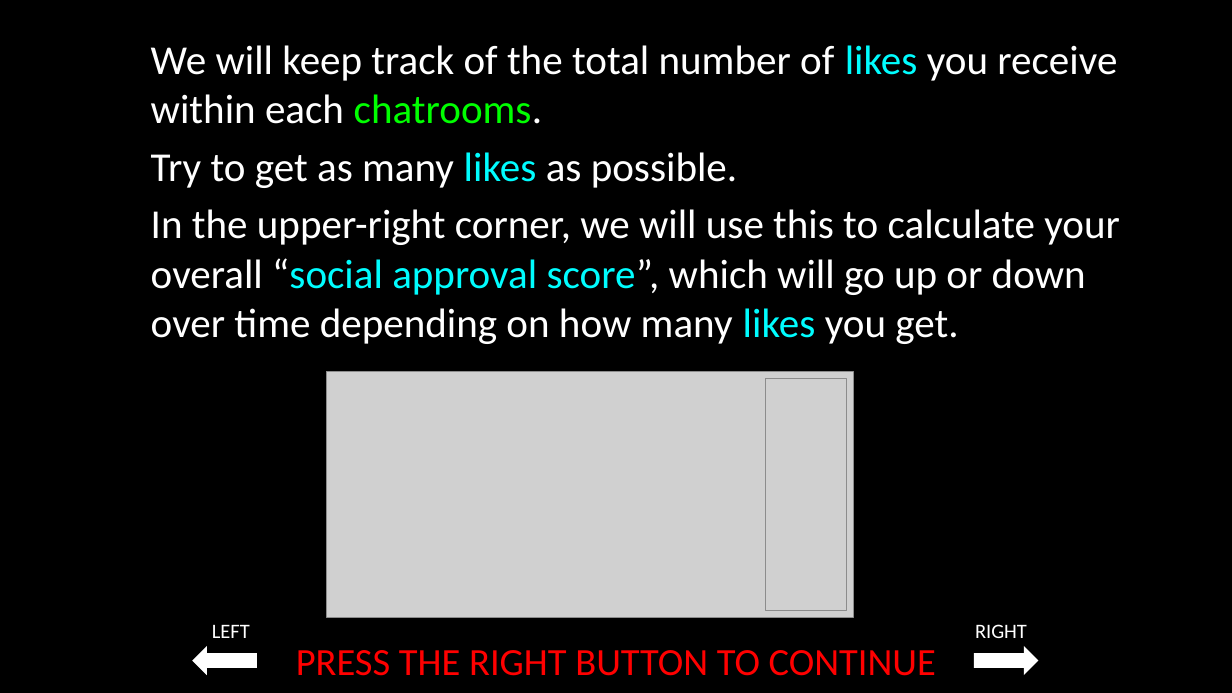
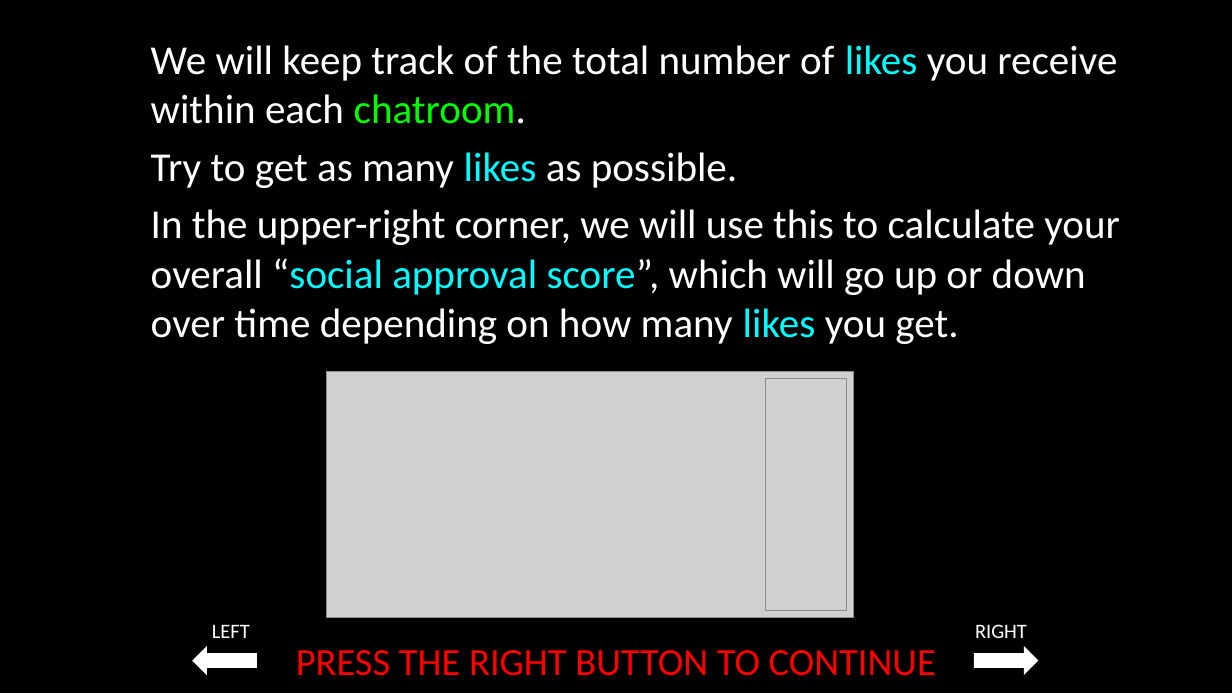
Before and after one commit to laureate-institute-for-brain-research/StimToolOnline, a slide deck: slide 27 of public/js/tasks/social_media/media/Social_media_task_instructions_07_27_2022.pptx. Drawn at 1232x693 pixels with LibreOffice and Linux fonts; fonts in the diff are those of the drawing; grey boxes stand for pictures. Boxes give left, top, right and bottom in pixels: in the first picture for what was removed or moved away, otherwise in the second. Text is boxed around its words. In the diff, an @@ line names an element or a change of style, - is before the commit and + after.

```diff
--- a/public/js/tasks/social_media/media/Social_media_task_instructions_07_27_2022.pptx
+++ b/public/js/tasks/social_media/media/Social_media_task_instructions_07_27_2022.pptx
@@ text at box(151, 45, 1117, 124): text changed @@
-We will keep track of the total number of likes you receive within each chatrooms.
+We will keep track of the total number of likes you receive within each chatroom.
```
Also in this commit, not shown: 1 other slide changed, 3 other files.
